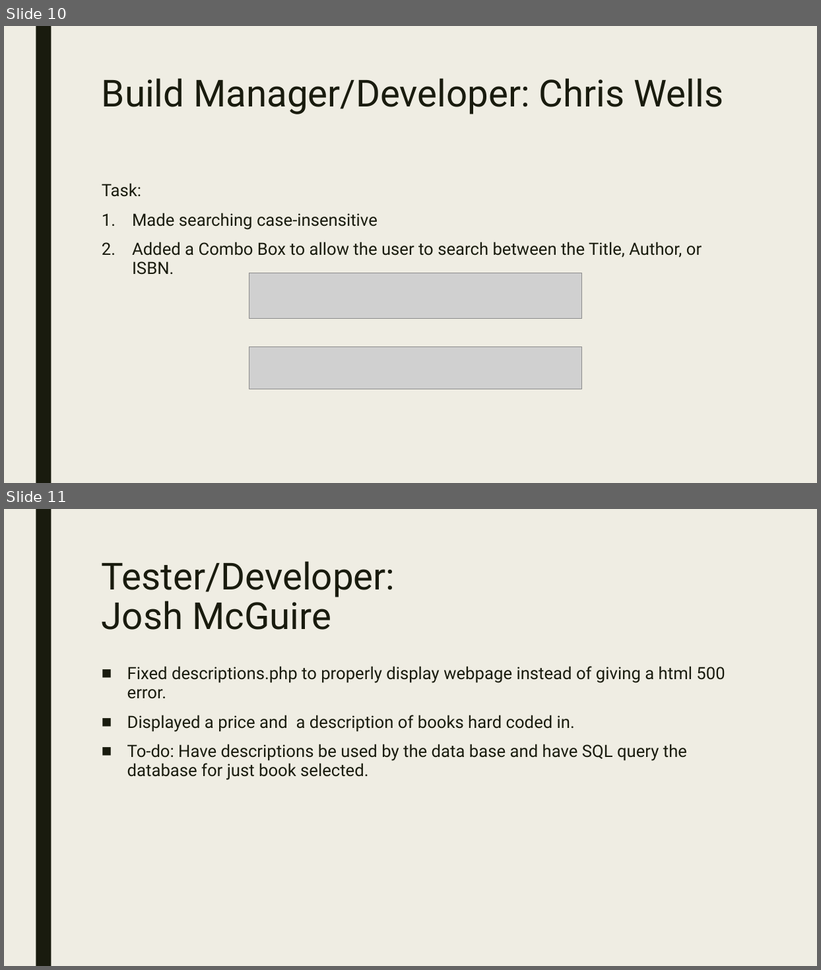
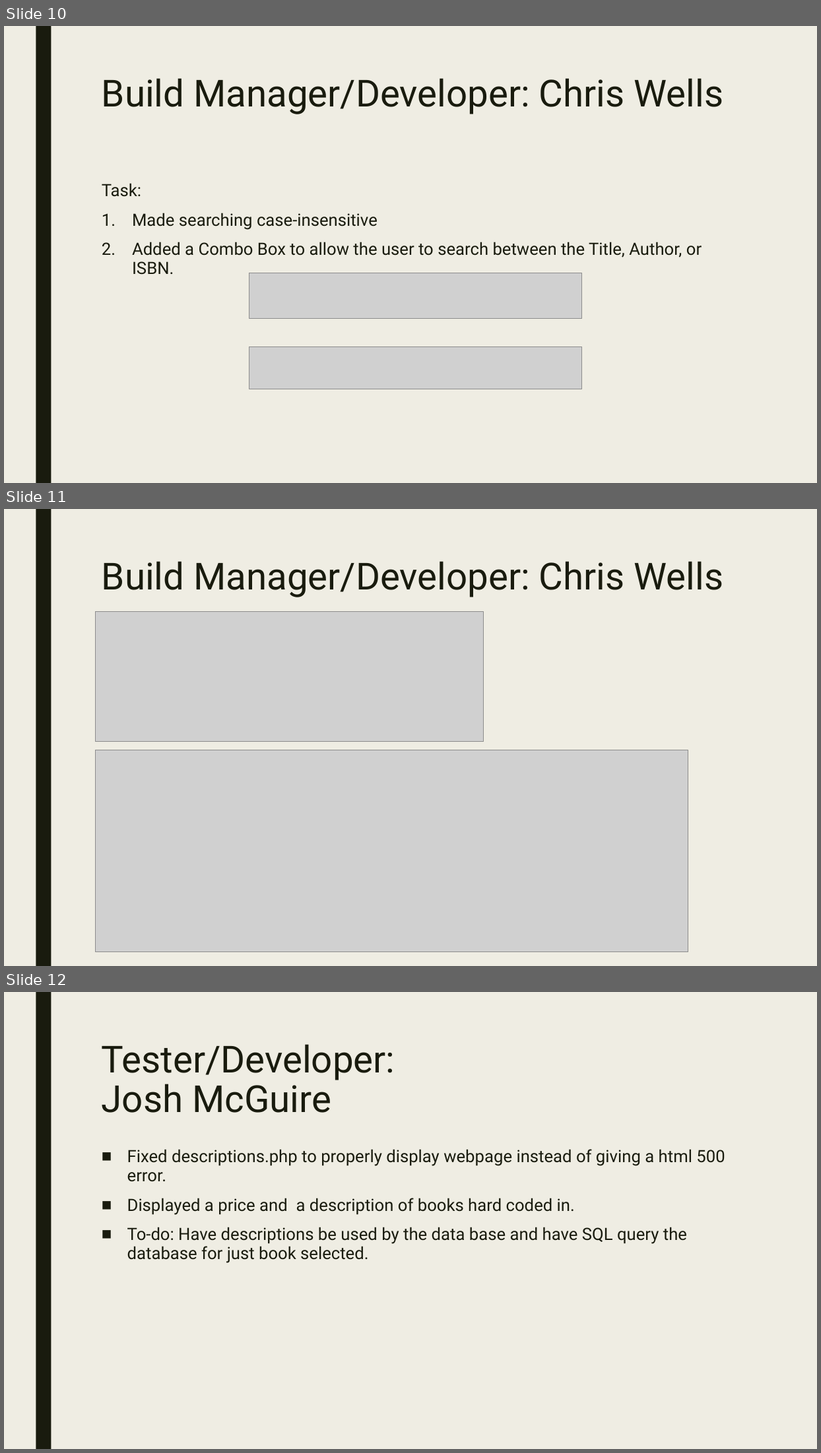
Before and after one commit to Jake25k/CSC439, a slide deck: PowerPoint Slides/csc439_sprint2_final.pptx. Shown one above the other, each under a label of ours: slides 10 and 11 before the commit, slides 10, 11 and 12 after it. The pictures are 821x970 and 821x1453 pixels, drawn with LibreOffice and Linux fonts; fonts in the diff are those of the drawing; grey boxes stand for pictures. Boxes give left, top, right and bottom in pixels: in the first picture for what was removed or moved away, otherwise in the second. Text is boxed around its words. In the diff, an @@ line names an element or a change of style, - is before the commit and + after.

```diff
--- a/PowerPoint Slides/csc439_sprint2_final.pptx
+++ b/PowerPoint Slides/csc439_sprint2_final.pptx
@@ slide 11 added at (x1=4, y1=509, x2=817, y2=966), background #EFEDE3; not listed: 1 template element that a slide beside it also shows @@
@@ title added at (x1=102, y1=561, x2=724, y2=597), 44 pt, text #191B0E @@
+Build Manager/Developer: Chris Wells
@@ picture added at (x1=96, y1=612, x2=483, y2=741) @@
@@ picture added at (x1=96, y1=751, x2=688, y2=953) @@
@@ what was slide 11 is now slide 12 @@
```
